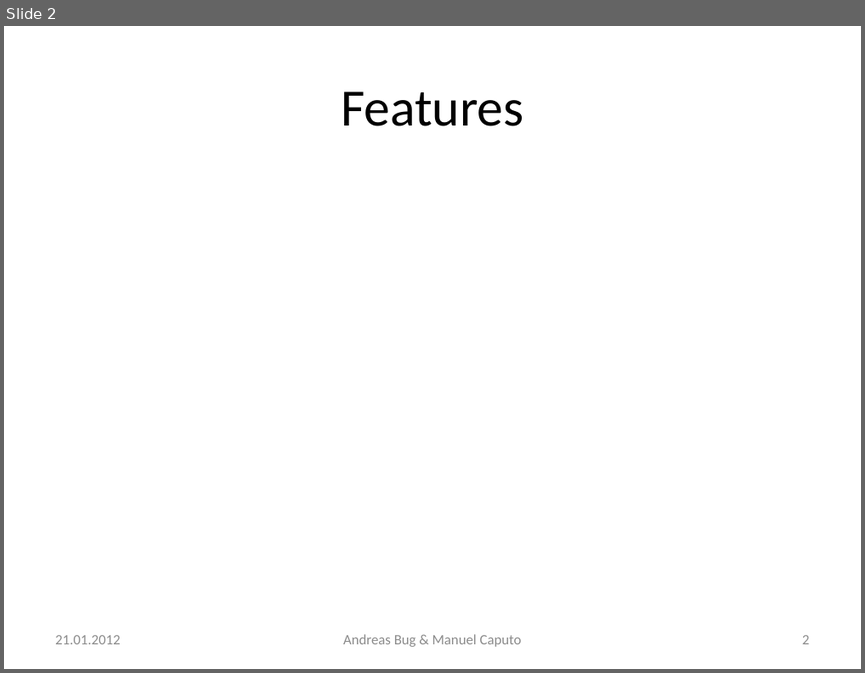
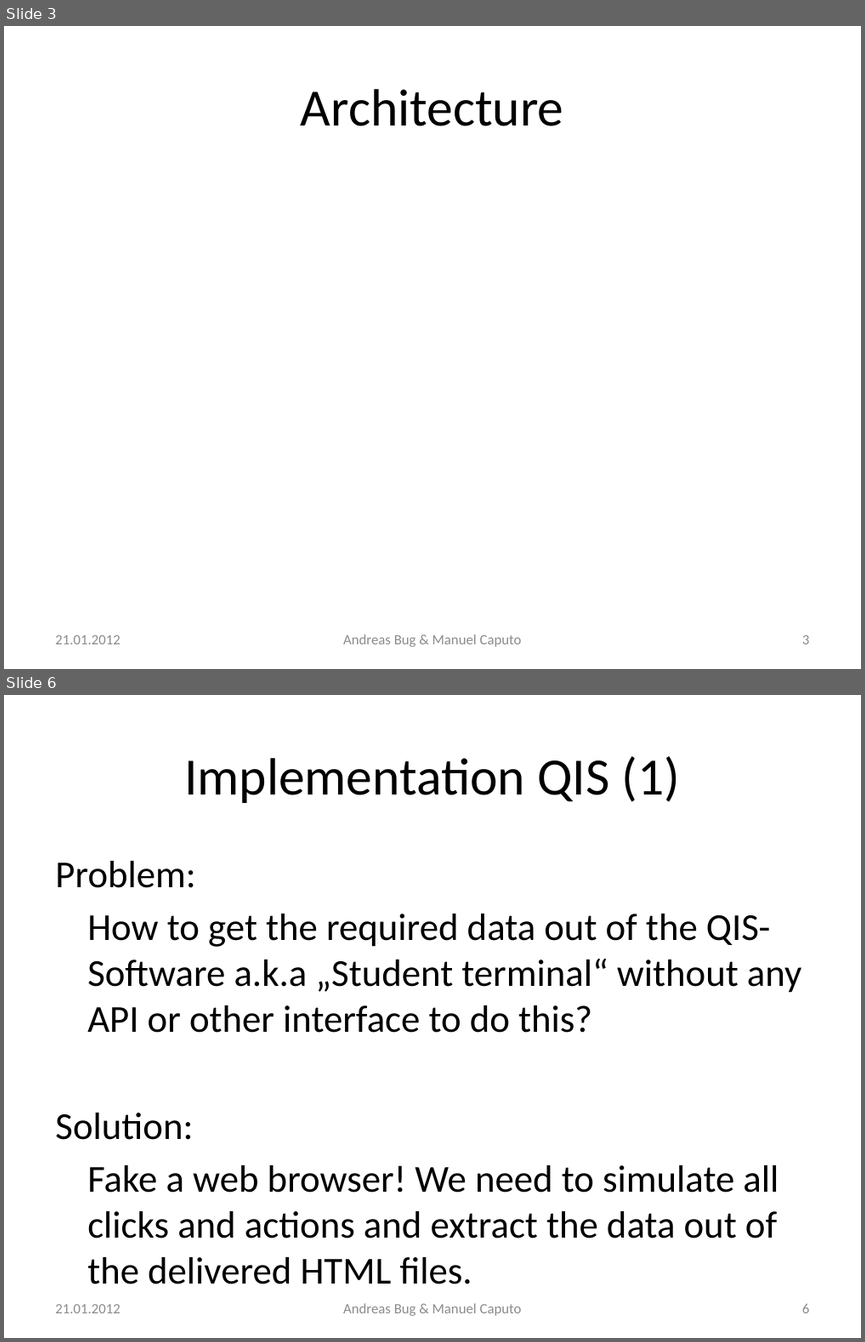
Before and after one commit to n0rf/htwg-grade-app, a slide deck: docs/notenapp-praesi.pptx. Shown one above the other, each under a label of ours: slide 2 before the commit, slides 3 and 6 after it; the slides between them are not shown. The pictures are 865x673 and 865x1342 pixels, drawn with LibreOffice and Linux fonts; fonts in the diff are those of the drawing. Boxes give left, top, right and bottom in pixels: in the first picture for what was removed or moved away, otherwise in the second. Text is boxed around its words. In the diff, an @@ line names an element or a change of style, - is before the commit and + after.

```diff
--- a/docs/notenapp-praesi.pptx
+++ b/docs/notenapp-praesi.pptx
@@ slide 6 added at <box>4,695,861,1338</box>, background #FFFFFF @@
@@ title added at <box>184,756,680,803</box>, 44 pt, text #000000 @@
+Implementation QIS (1)
@@ text added at <box>55,861,801,1284</box>, 32 pt, text #000000 @@
+Problem:
+How to get the required data out of the QIS-Software a.k.a „Student terminal“ without any API or other interface to do this?
+Solution:
+Fake a web browser! We need to simulate all clicks and actions and extract the data out of the delivered HTML files.
@@ text added at <box>55,1304,120,1313</box>, 12 pt, text #8C8C8C @@
+21.01.2012
@@ text added at <box>343,1303,522,1315</box>, 12 pt, text #8C8C8C @@
+Andreas Bug & Manuel Caputo
@@ page number added at <box>802,1304,809,1313</box>, 12 pt, text #8C8C8C @@
+6
@@ what was slide 2 is now slide 3 @@
@@ slide 3 changed as well @@
@@ title at <box>301,89,563,126</box>: text changed @@
-Features
+Architecture
@@ page number at <box>802,635,809,644</box>: text changed @@
-2
+3
```
Also in this commit, not shown: 2 other slides changed, 6 other slides added, 1 slide removed.
